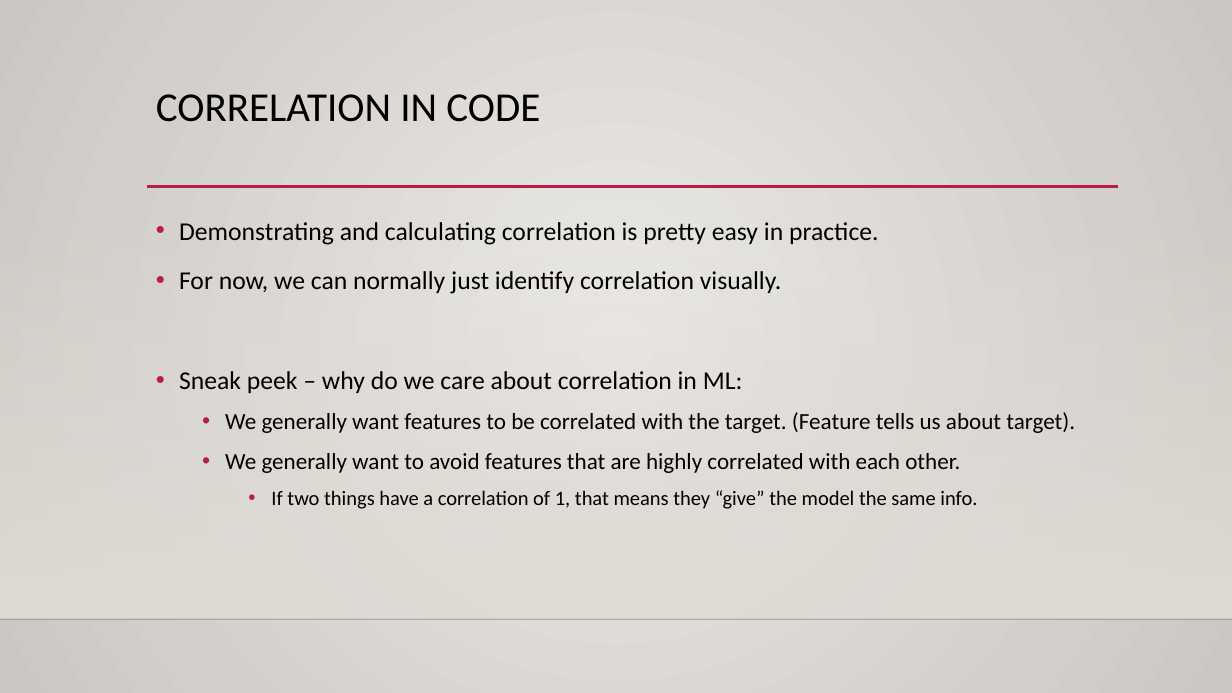
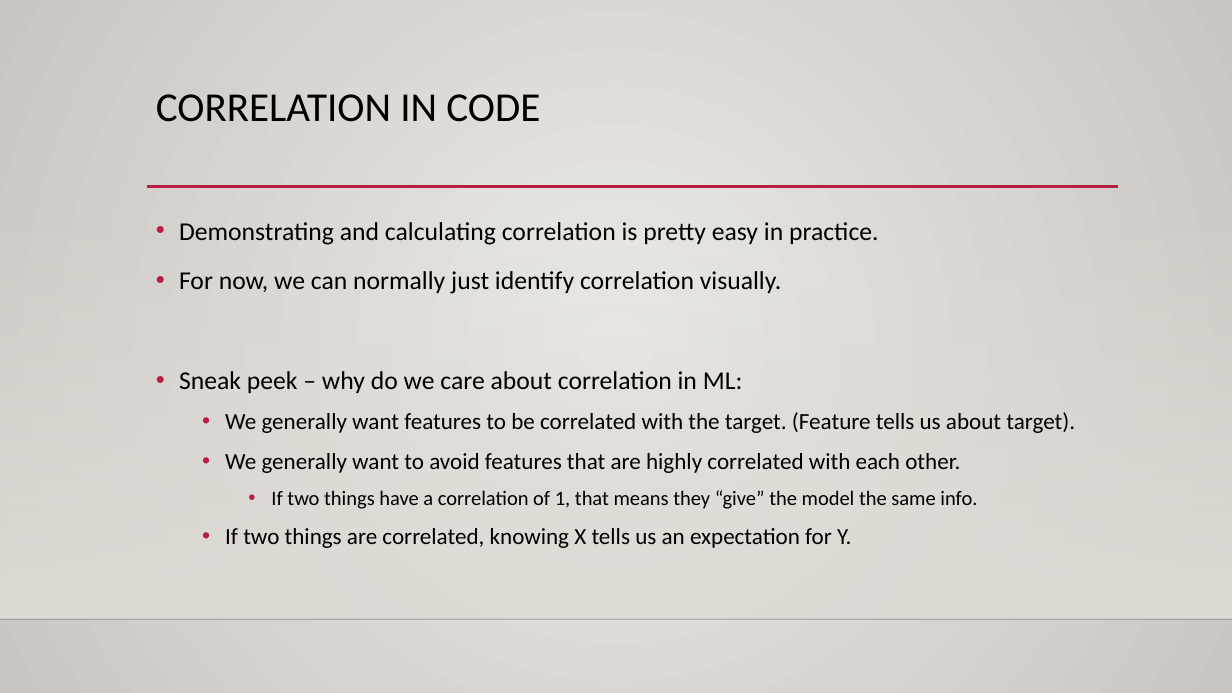
Before and after one commit to SedemSetor/Basic_Stats_in_Python_Student_Repository, a slide deck: slide 25 of reference_material/slides/011_Correlation_Scatter.pptx (slide 21 before the commit). Drawn at 1232x693 pixels with LibreOffice and Linux fonts; fonts in the diff are those of the drawing; background and template pictures are left out. Boxes give left, top, right and bottom in pixels: in the first picture for what was removed or moved away, otherwise in the second. Text is boxed around its words. In the diff, an @@ line names an element or a change of style, - is before the commit and + after.

```diff
--- a/reference_material/slides/011_Correlation_Scatter.pptx
+++ b/reference_material/slides/011_Correlation_Scatter.pptx
@@ text at [225, 528, 851, 548]: paragraph added @@
+  • If two things are correlated, knowing X tells us an expectation for Y.
```
Also in this commit, not shown: 5 other slides changed, 4 slides added, 2 other files.
